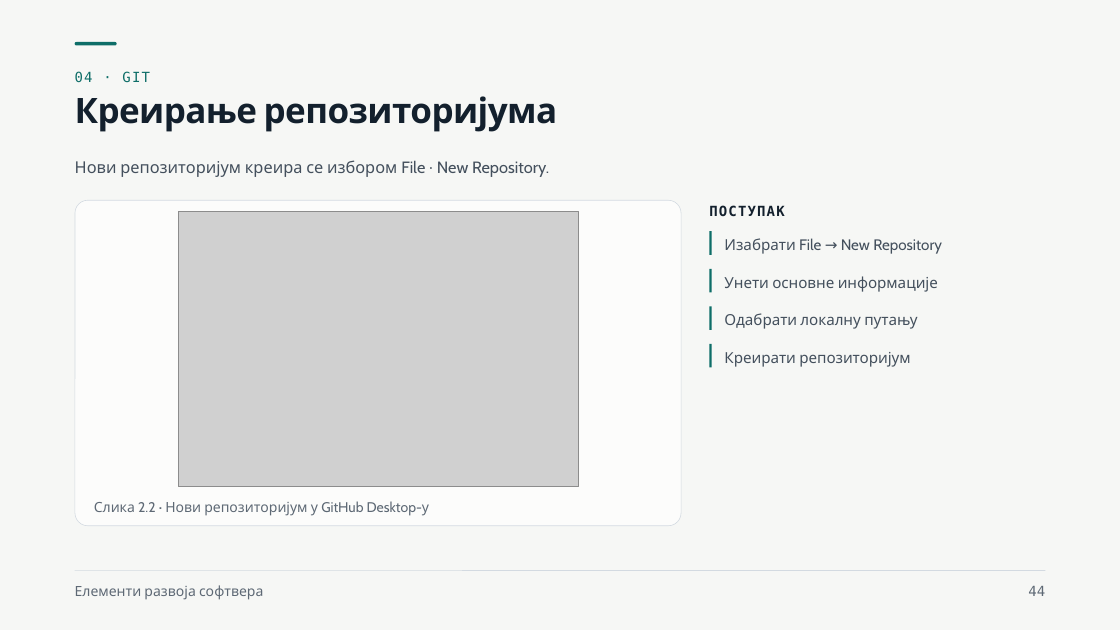
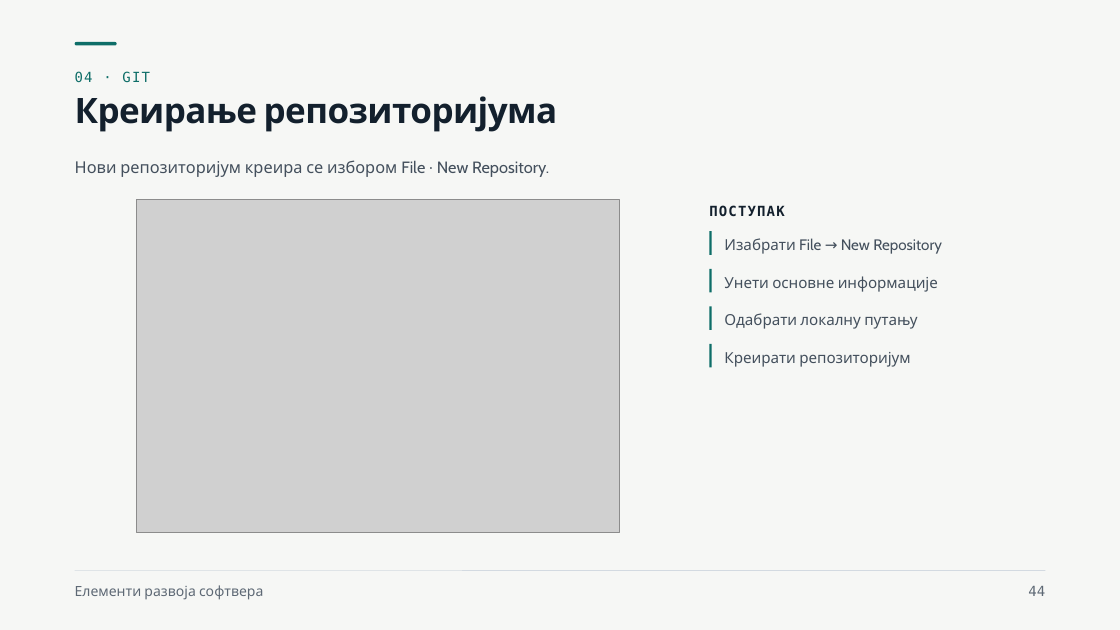
Before and after one commit to owlCoder/ftn-nastavni-materijali, a slide deck: slide 44 of Elementi razvoja softvera (ERS)/Nastavni materijali/01 Zahtevi, backlog i Git/Zahtevi, backlog i Git.pptx. Drawn at 1120x630 pixels with LibreOffice and Linux fonts; fonts in the diff are those of the drawing; grey boxes stand for pictures. Boxes give left, top, right and bottom in pixels: in the first picture for what was removed or moved away, otherwise in the second. Text is boxed around its words. In the diff, an @@ line names an element or a change of style, - is before the commit and + after.

```diff
--- a/Elementi razvoja softvera (ERS)/Nastavni materijali/01 Zahtevi, backlog i Git/Zahtevi, backlog i Git.pptx
+++ b/Elementi razvoja softvera (ERS)/Nastavni materijali/01 Zahtevi, backlog i Git/Zahtevi, backlog i Git.pptx
@@ rounded rectangle removed at (x1=75, y1=200, x2=681, y2=526) @@
@@ picture resized from (x1=178, y1=212, x2=579, y2=487) to (x1=136, y1=200, x2=619, y2=533) @@
@@ text removed at (x1=94, y1=501, x2=429, y2=516) @@
-Слика 2.2 · Нови репозиторијум у GitHub Desktop-у
```
Also in this commit, not shown: 9 other slides changed, 1 other file.
